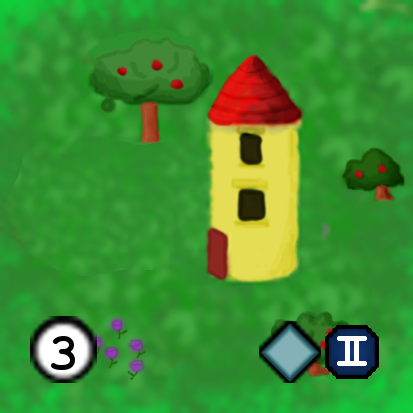
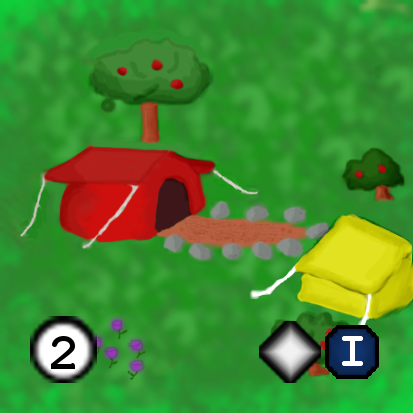
Layer changes from the first 413×413 image to the second:
removed layer "Icono Hechizo II.png" over [337, 321, 367, 366]
removed layer "Icono Guardian 2.png" over [259, 321, 321, 383]
removed layer "Fichas - Nivel 3.png #1" over [51, 336, 75, 370]
removed layer "Casilla5.bmp" over [4, 54, 413, 383]
added layer "Icono Hechizo I.png" above "Icono Guardian.png" over [337, 321, 367, 366]
added layer "Icono Guardian.png" above "Fichas - Nivel 2.png #1" over [259, 321, 321, 383]
added layer "Fichas - Nivel 2.png #1" above "Portapapeles" over [51, 336, 75, 370]
added layer "Portapapeles" over [4, 54, 413, 383]
